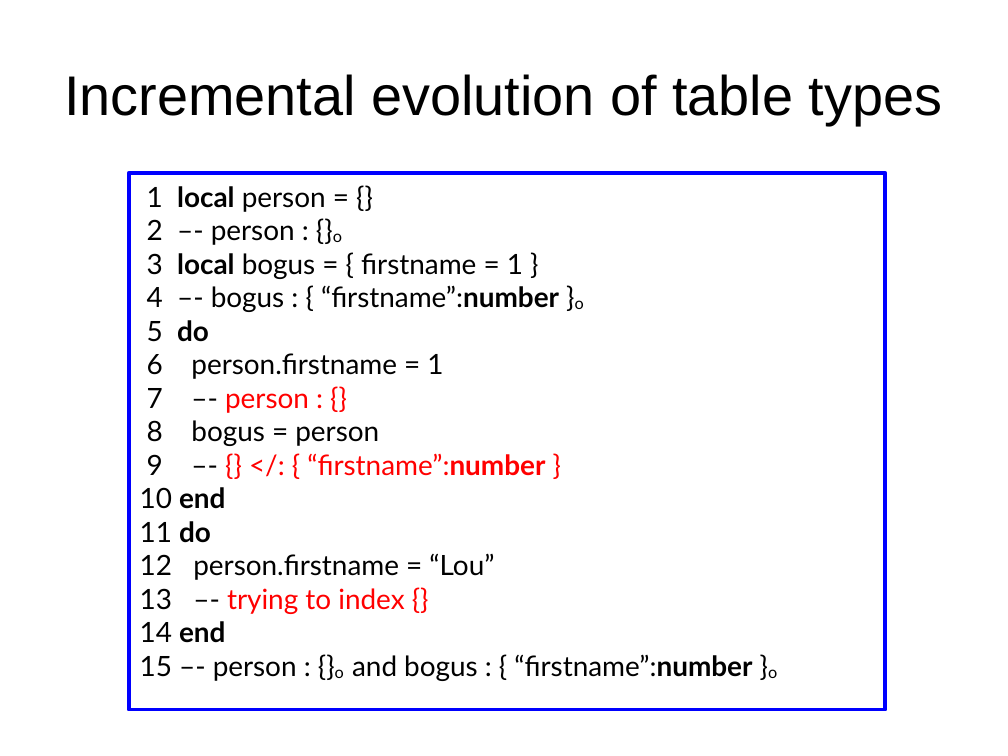
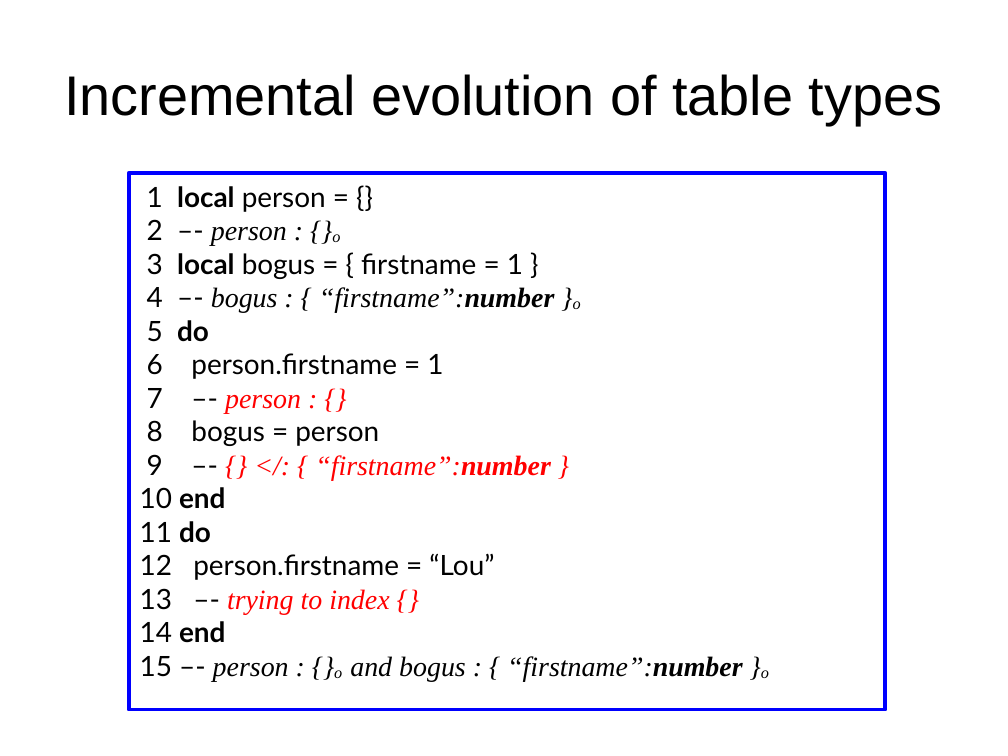
Before and after one commit to andremm/typedlua, a slide deck: slide 26 of doc/slides/dyla2014.odp. Drawn at 1008x756 pixels with LibreOffice and Linux fonts; fonts in the diff are those of the drawing. Boxes give left, top, right and bottom in pixels: in the first picture for what was removed or moved away, otherwise in the second. Text is boxed around its words. In the diff, an @@ line names an element or a change of style, - is before the commit and + after.

```diff
--- a/doc/slides/dyla2014.odp
+++ b/doc/slides/dyla2014.odp
@@ text in rectangle at (140,219,769,681): font Lato to Times New Roman, italic on in "person : {}o", "bogus : { “firstname”:number }o", "person : {}", "{} </: { “firstname”:number }" and 2 more places @@
```
Also in this commit, not shown: 20 other slides changed.
